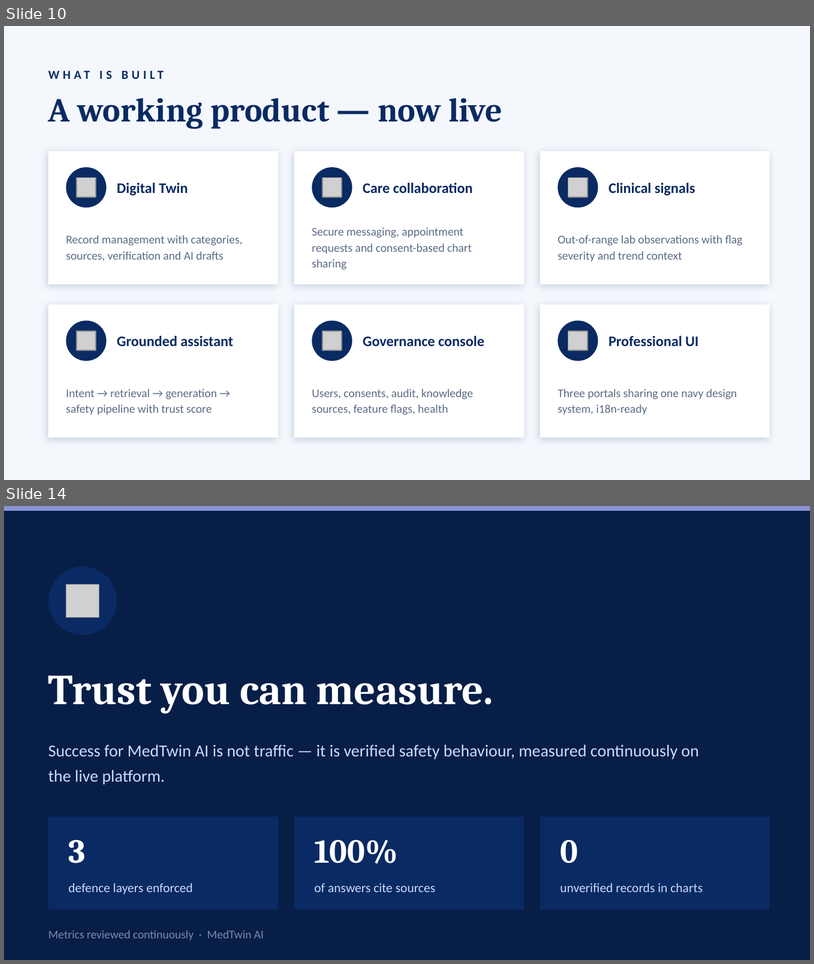
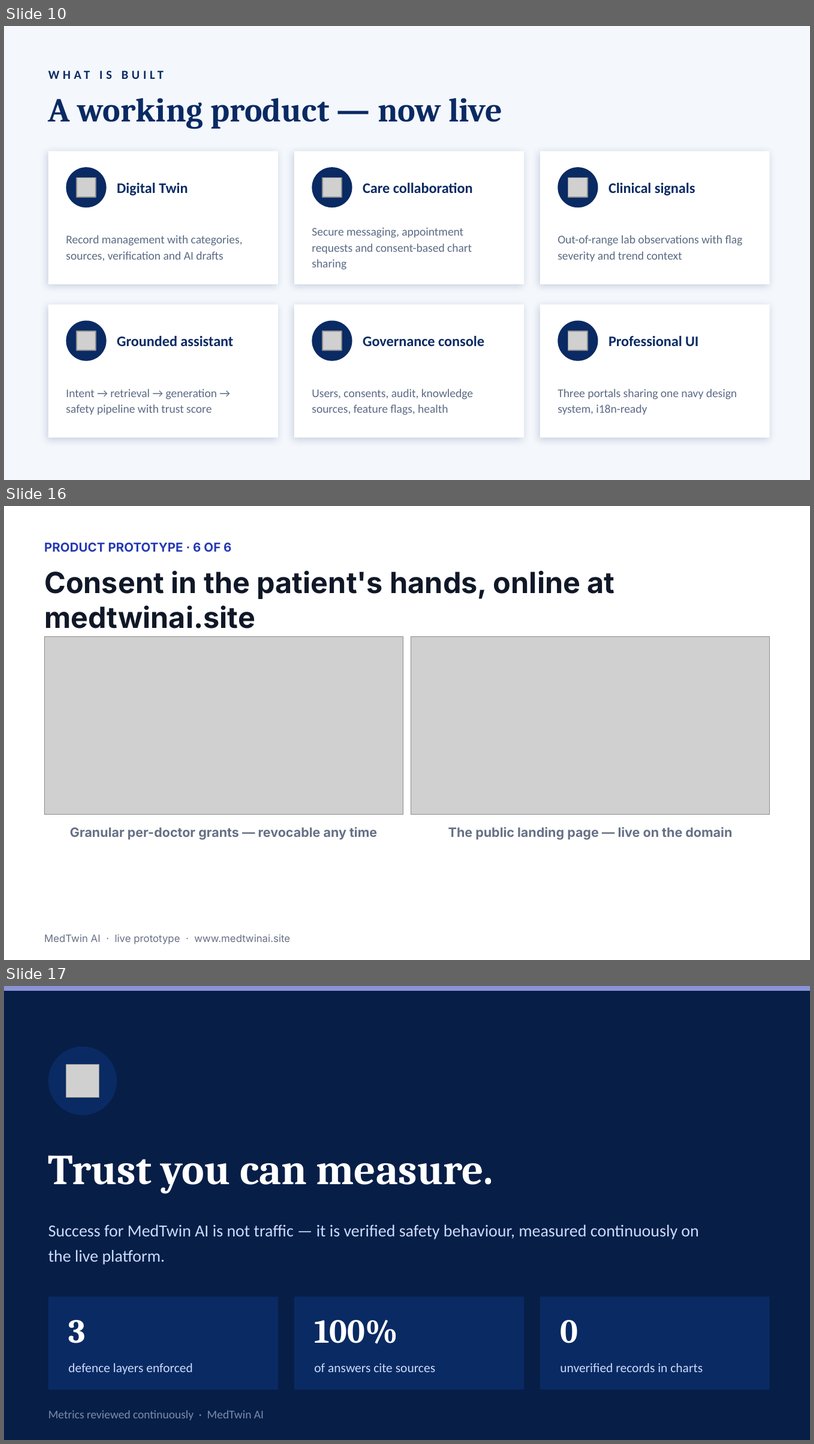
Before and after one commit to simul49/MedTwin-AI, a slide deck: MedTwin-AI-Presentation.pptx. Shown one above the other, each under a label of ours: slides 10 and 14 before the commit, slides 10, 16 and 17 after it; the slides between them are not shown. The pictures are 814x964 and 814x1444 pixels, drawn with LibreOffice and Linux fonts; fonts in the diff are those of the drawing; grey boxes stand for pictures. Boxes give left, top, right and bottom in pixels: in the first picture for what was removed or moved away, otherwise in the second. Text is boxed around its words. In the diff, an @@ line names an element or a change of style, - is before the commit and + after.

Commit message:
docs: full-project prototype walkthrough in deck (clinician, admin, consent, landing)

```diff
--- a/MedTwin-AI-Presentation.pptx
+++ b/MedTwin-AI-Presentation.pptx
@@ slide 16 added at [4,506,810,960], background #FFFFFF @@
@@ text added at [44,543,231,552], 11 pt, text #2539B4, bold @@
+PRODUCT PROTOTYPE · 6 OF 6
@@ text added at [44,570,615,628], 26 pt, text #101828, bold @@
+Consent in the patient's hands, online at medtwinai.site
@@ picture added at [44,637,403,814] @@
@@ picture added at [411,637,770,814] @@
@@ text added at [70,826,377,840], 11.5 pt, text #667085, bold @@
+Granular per-doctor grants — revocable any time
@@ text added at [449,826,732,840], 11.5 pt, text #667085, bold @@
+The public landing page — live on the domain
@@ text added at [44,934,290,944], 9 pt, text #667085 @@
+MedTwin AI · live prototype · www.medtwinai.site
@@ what was slide 14 is now slide 17 @@
```
Also in this commit, not shown: 3 slides changed, 2 other slides added.
